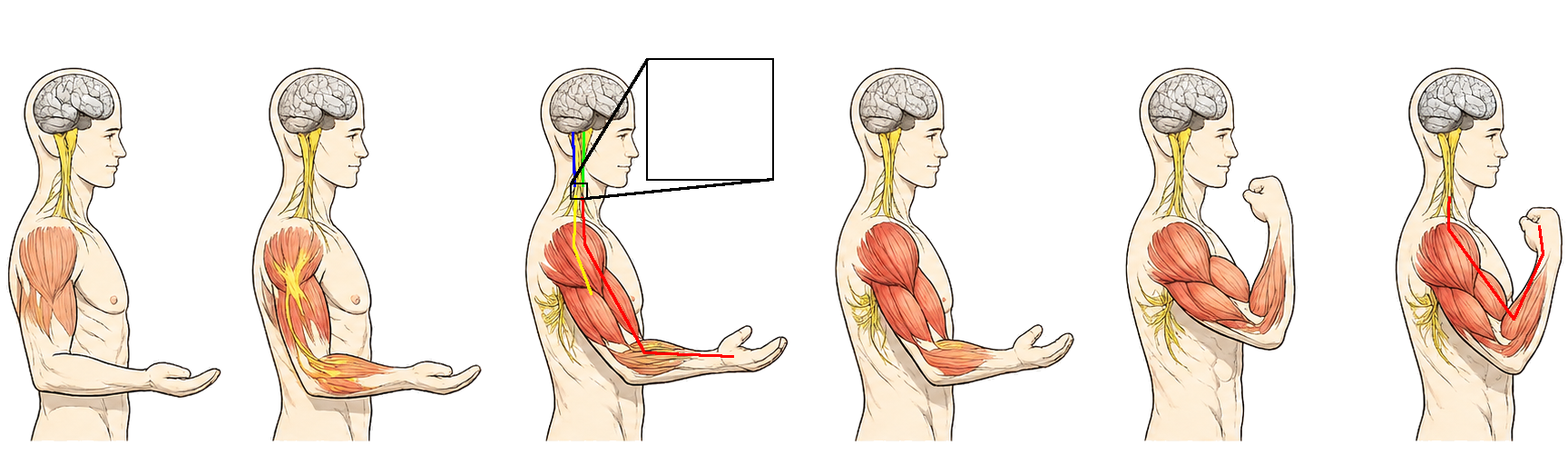
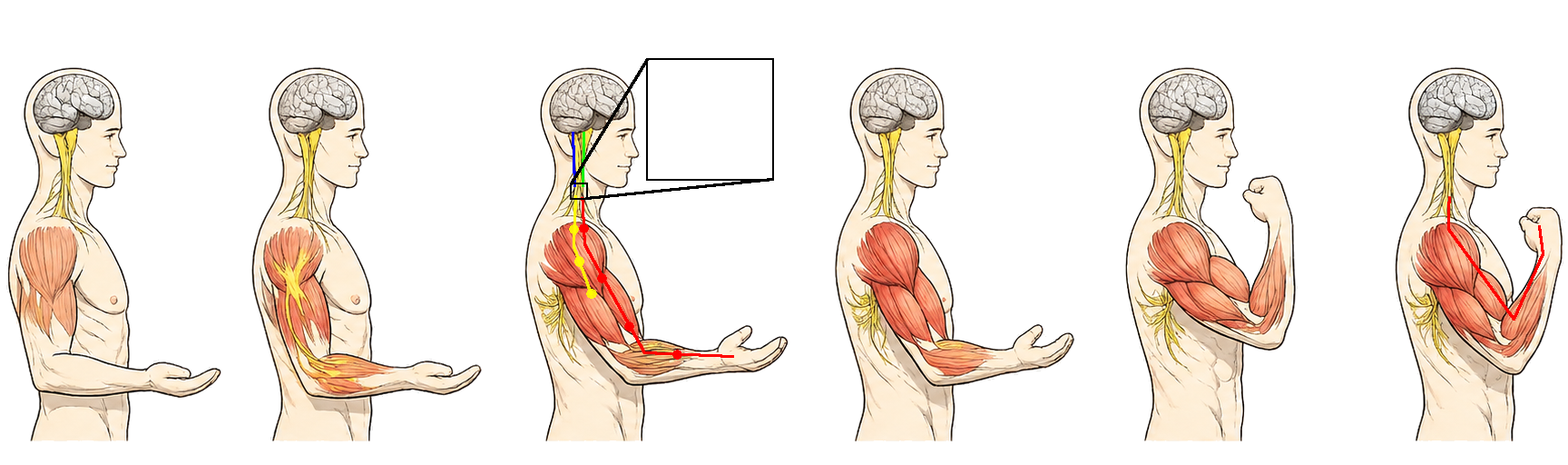
Revision of a layered 1568 × 465 image; what changed, layer by layer:
added layer "neur_2_anim1 copy #2" above "neur_2_anim1 copy #1" over (x1=586, y1=288, x2=598, y2=299)
added layer "neur_2_anim1 copy #1" above "neur_2_anim1 copy" over (x1=574, y1=255, x2=585, y2=267)
added layer "neur_2_anim1 copy" above "neur_2_anim1" over (x1=568, y1=224, x2=579, y2=235)
added layer "neur_1_anim1 copy #2" above "neur_1_anim1 copy #1" over (x1=578, y1=224, x2=589, y2=233)
added layer "neur_1_anim1 copy #1" above "neur_1_anim1 copy" over (x1=597, y1=273, x2=608, y2=284)
added layer "neur_1_anim1 copy" above "neur_1_anim1" over (x1=624, y1=321, x2=635, y2=332)
added layer "neur_1_anim1" above "zoom_box" over (x1=672, y1=349, x2=682, y2=360)
